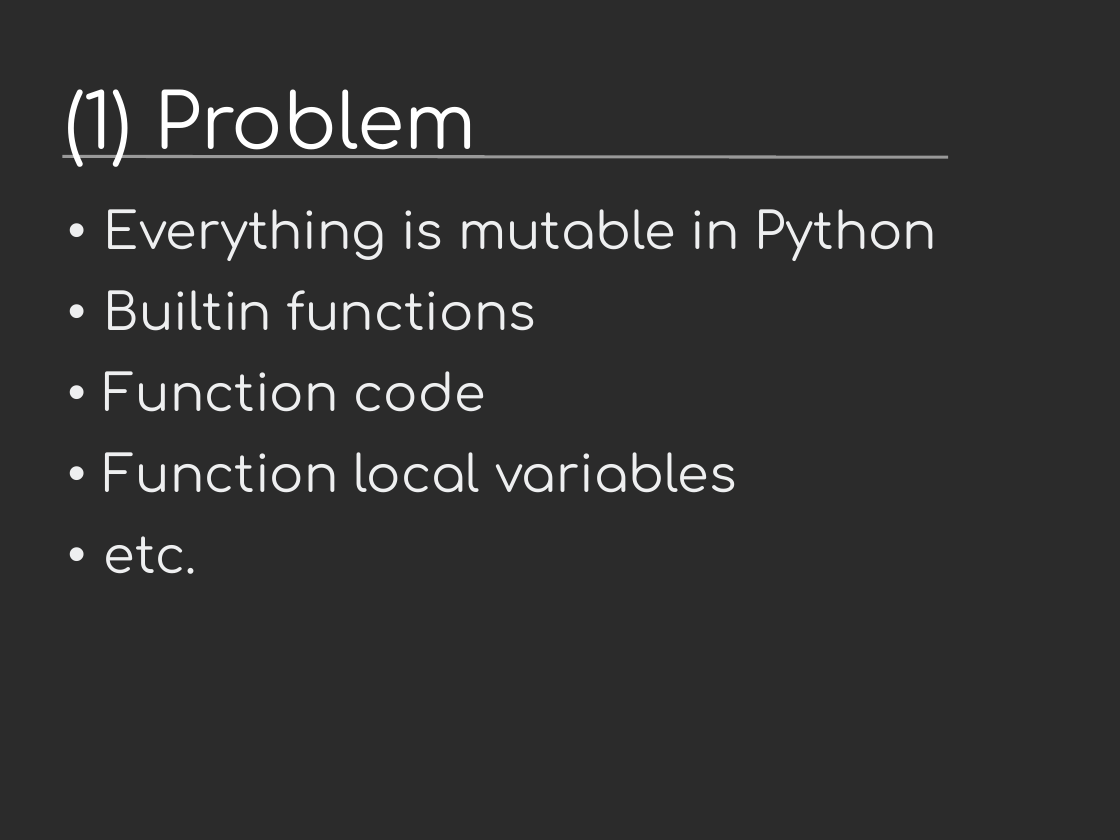
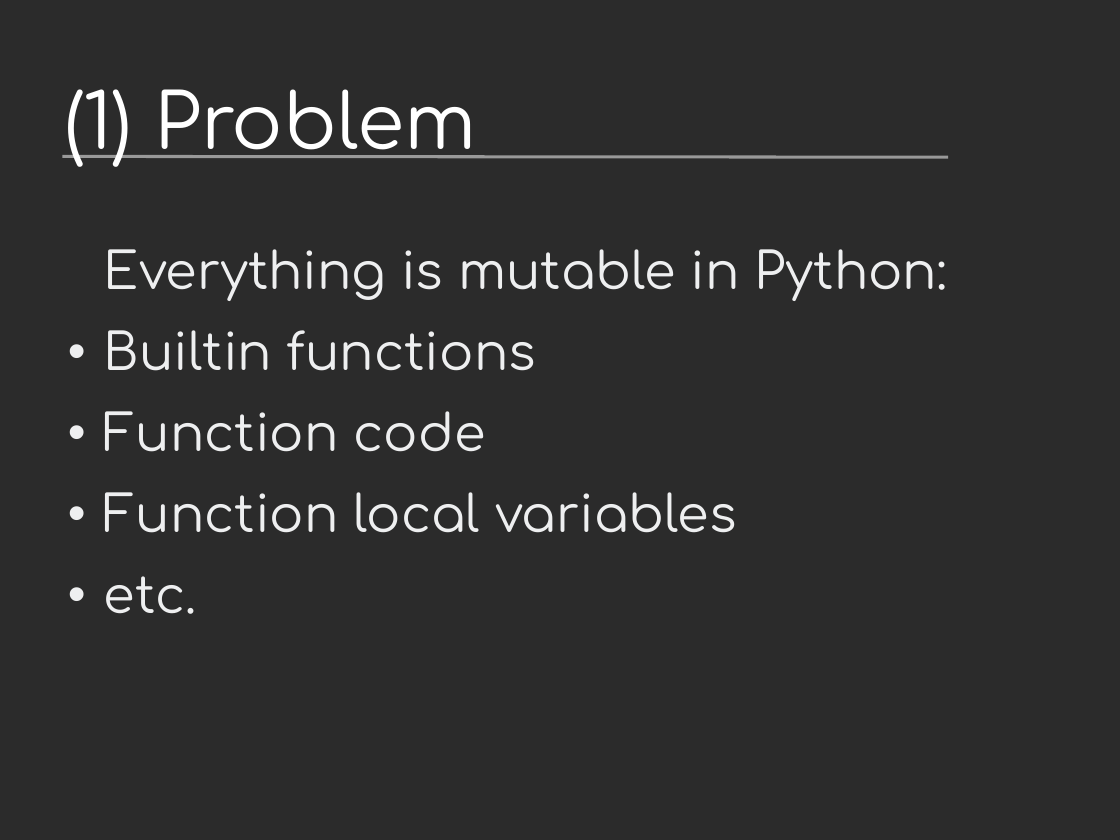
Before and after one commit to vstinner/talks, a slide deck: slide 8 of 2016-FOSDEM/fat_python.odp. Drawn at 1120x840 pixels with LibreOffice and Linux fonts; fonts in the diff are those of the drawing; background and template pictures are left out; a plain dark background stands for a picture behind light text. Boxes give left, top, right and bottom in pixels: in the first picture for what was removed or moved away, otherwise in the second. Text is boxed around its words. In the diff, an @@ line names an element or a change of style, - is before the commit and + after.

```diff
--- a/2016-FOSDEM/fat_python.odp
+++ b/2016-FOSDEM/fat_python.odp
@@ text "Everything is mutable in Python:": place and size @@
-text "Everything is mutable in Python:" at <box>104,209,938,574</box>
+text "Everything is mutable in Python:" at <box>104,249,947,614</box>
@@ text at <box>104,249,947,301</box>: text changed @@
-• Everything is mutable in Python
+Everything is mutable in Python:
```
Also in this commit, not shown: 28 other slides changed, 12 slides added, 6 slides removed, 1 other file.
